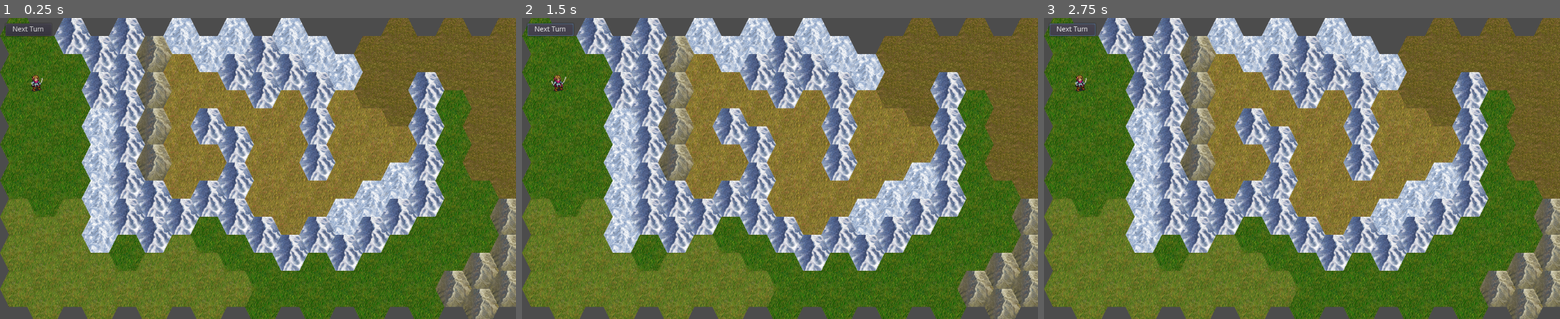
Above: before the commit, frames 1-3 (left to right).
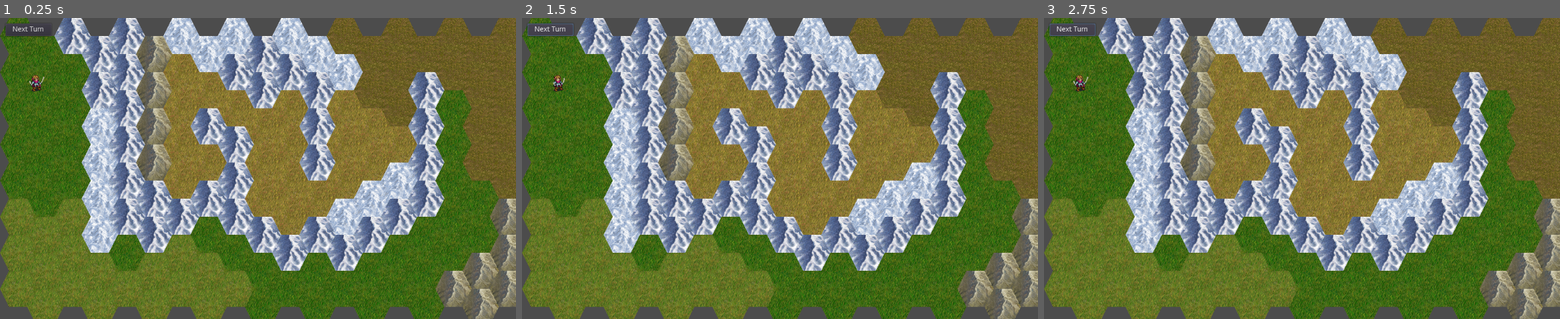
Above: after the commit, the same moments.

Repository: rosscg/godot_hex_game
Game: Godot game, scene res://Map.tscn
The game is run twice, just before and just after one commit, with the same random seed, the same clock (stepped at 60 frames per second) and the same inputs.
Inputs:
- Up to frame 1 (0.25 s): no input
- Up to frame 2 (1.5 s): click "Next Turn" at 0.5 s; click "Next Turn" at 1.25 s
- Up to frame 3 (2.75 s): click "Next Turn" at 2 s

The runs differ from the first frame. In frame 1, 0.7% of the frame differs, in the area x 5-71%, y 0-24%; in frame 2, 0.7%; in frame 3, 0.7%.
Error in both runs: Trying to assign value of type 'Area2D' to a variable of type 'AnimatedSprite'. (res://scripts/Map.gd:7)

Commit message:
fixed pathfinding, zero vector error

Diff:
--- a/Map.tscn
+++ b/Map.tscn
@@ -165,7 +165,7 @@
 cell_size = Vector2( 54, 72 )
 cell_half_offset = 1
 format = 1
-tile_data = PoolIntArray( 0, 0, 131074, 1, 0, 0, 2, 5, 0, 3, 5, 0, 4, 5, 0, 5, 6, 0, 6, 4, 0, 7, 4, 0, 8, 4, 0, 9, 5, 0, 10, 4, 0, 11, 4, 0, 13, 3, 0, 14, 3, 0, 15, 3, 0, 16, 3, 0, 1 …(1874 unchanged characters)…
+tile_data = PoolIntArray( 0, 0, 131074, 1, 0, 0, 2, 5, 0, 3, 5, 0, 4, 5, 0, 5, 6, 0, 6, 4, 0, 7, 4, 0, 8, 4, 0, 9, 5, 0, 10, 4, 0, 11, 4, 0, 12, 3, 0, 13, 3, 0, 14, 3, 0, 15, 3, 0, 16, 3, 0, 1 …(1874 unchanged characters)…
 script = ExtResource( 3 )
 
 [node name="TileMapOverlay" type="TileMap" parent="Navigation2D"]
@@ -193,7 +193,6 @@
 [node name="AnimatedSprite" type="AnimatedSprite" parent="Character"]
 frames = SubResource( 2 )
 animation = "Idle"
-frame = 1
 playing = true
 
 [node name="CollisionShape2D" type="CollisionShape2D" parent="Character"]
--- a/scripts/Map.gd
+++ b/scripts/Map.gd
@@ -15,7 +15,7 @@
 
 	var hex_coords = tilemap.get_hex_coordinates(get_global_mouse_position())
 	#tilemap_overlay.clear()
-	if hex_coords:
+	if hex_coords or hex_coords == Vector2(0,0):
 		#tilemap_overlay.set_cellv(hex_coords, 2)
 		hover_hex.visible = true
 		hover_hex.position = tilemap.get_centre_coordinates_from_hex(hex_coords)
@@ -35,6 +35,7 @@
 		#distance_label.rect_position = get_global_mouse_position() + Vector2( 20.0, 0.0 )
 		#distance_label.show()
 
+		hover_hex.visible = false
 		tilemap_overlay.clear()
 		var path = tilemap.find_path(character.position, get_global_mouse_position())
 		#path.remove(0)
@@ -66,7 +67,6 @@
 		character.path = PoolVector2Array(position_path)
 		character.goal = event.global_position
 
-
 		#var new_path : = nav_2d.get_simple_path(character.global_position, event.global_position, false)
 		#character.path = new_path
 		#character.goal = event.global_position
--- a/scripts/TileMap.gd
+++ b/scripts/TileMap.gd
@@ -81,24 +81,24 @@
 	var path_start_position = get_hex_coordinates(start_pos)
 	var path_end_position = get_hex_coordinates(end_pos)
 
-	if not path_end_position: # Out of bounds
+	if not path_end_position and path_end_position != Vector2(0,0): # Out of bounds
 		return []
 
 	var walkable_cells_list = []
 	var obstacles = []
 	obstacles += get_used_cells_by_id(5)
 
+	var cell_counter = 0 # Cell counter forces equal paths to choose left side by adjusting weight by small amount
 	for cell in self.get_used_cells():
 		if cell in obstacles:
 			continue
 		walkable_cells_list.append(cell)
-		# The AStar class references points with indices
-		# Using a function to calculate the index from a point's coordinates
-		# ensures we always get the same index with the same input point
 		var cell_index = calculate_point_index(cell)
-		# AStar works for both 2d and 3d, so we have to convert the point
-		# coordinates from and to Vector3s
-		astar_node.add_point(cell_index, Vector3(cell.x, cell.y, 0.0))
+
+		#tile_id = self.get_cellv(cell) # Use this to determine tile weight by id
+
+		astar_node.add_point(cell_index, Vector3(cell.x, cell.y, 0.0), 100+cell_counter)
+		cell_counter += 1
 
 	for point in walkable_cells_list:
 		var point_index = calculate_point_index(point)
Not shown, added: todo.txt
